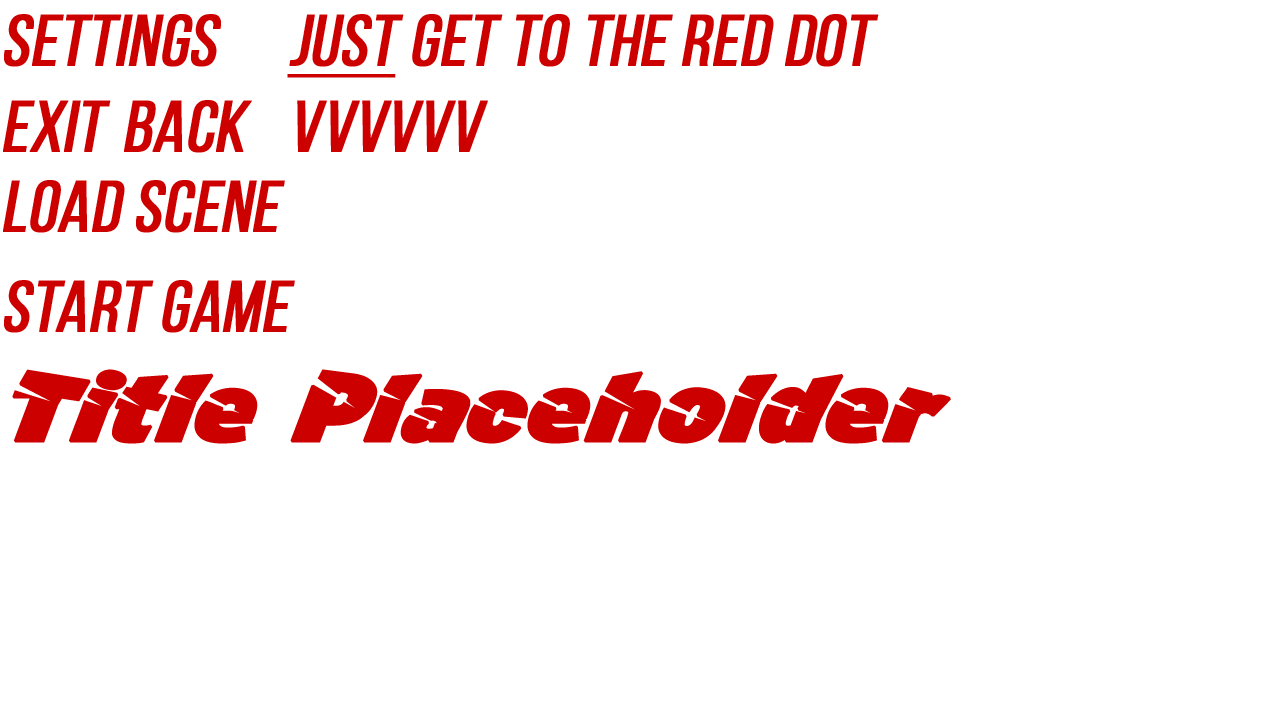
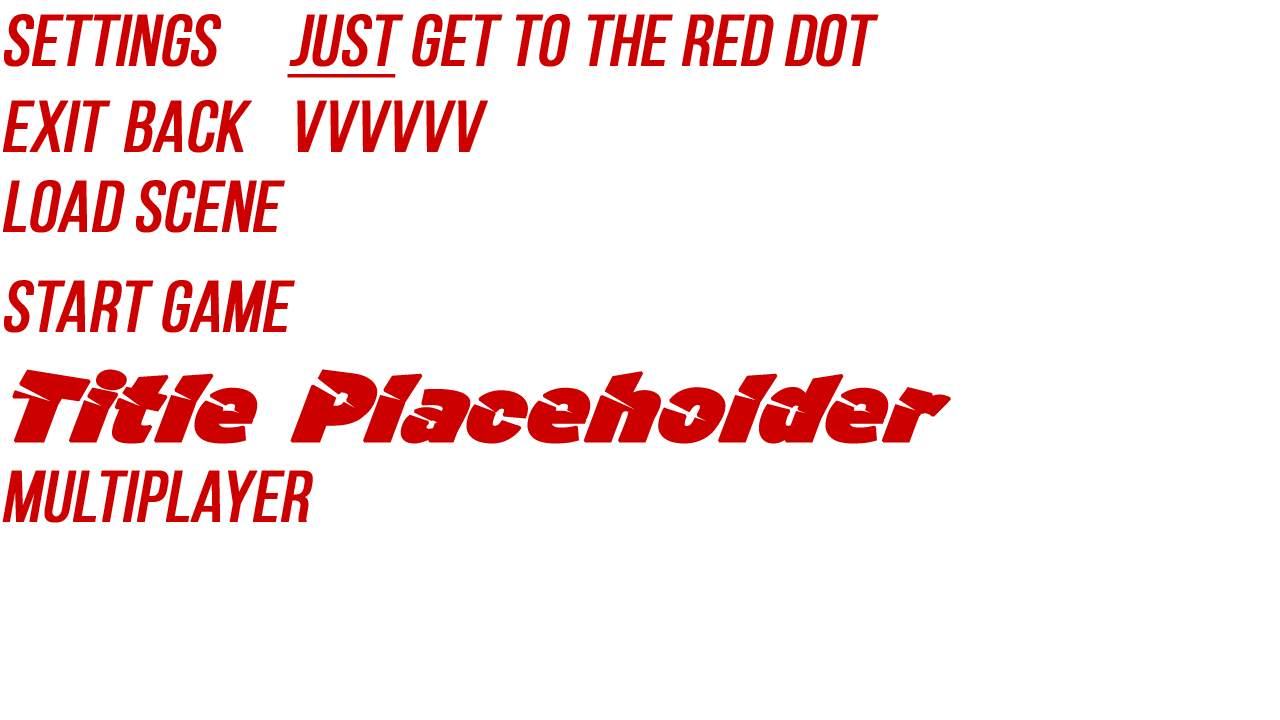
Layered file, before and after one edit (1280 x 720). Changes by layer:
added layer "MultiPlayer" above "Load Scene" over (2, 470, 313, 523)
